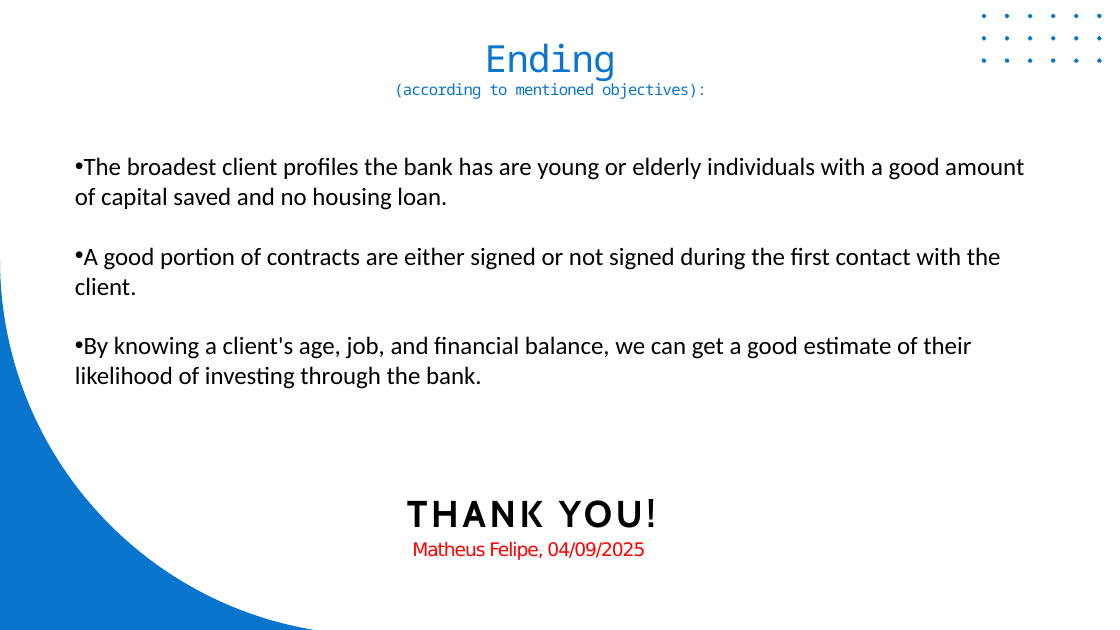
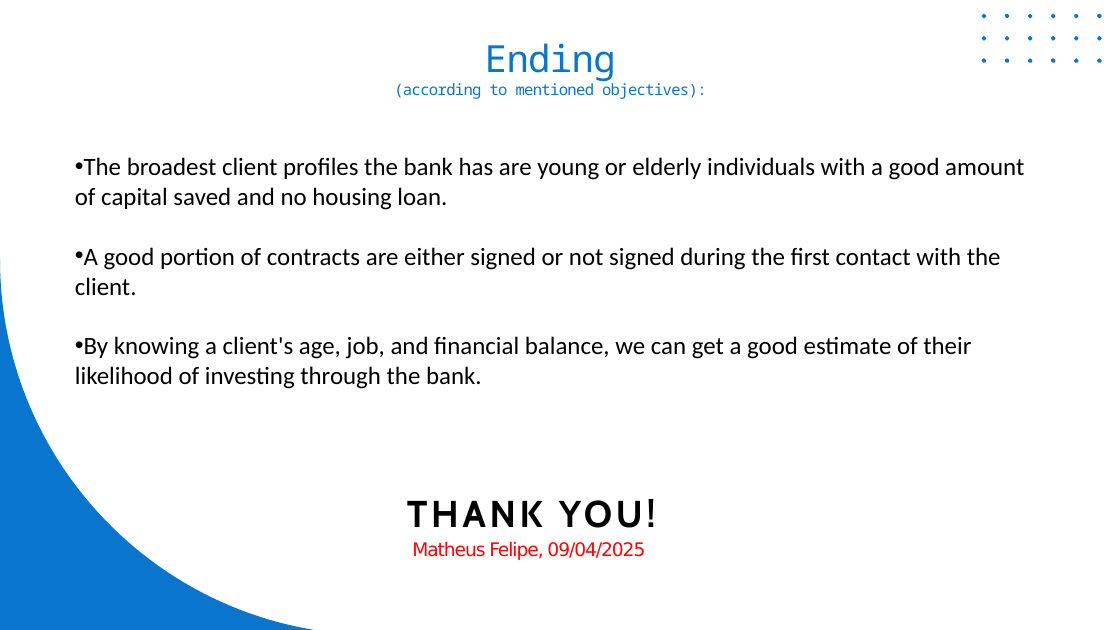
Before and after one commit to lippo1/bank-marketing-analysis, a slide deck: slide 12 of files en-us/presentation-en-us.pptx. Drawn at 1120x630 pixels with LibreOffice and Linux fonts; fonts in the diff are those of the drawing. Boxes give left, top, right and bottom in pixels: in the first picture for what was removed or moved away, otherwise in the second. Text is boxed around its words. In the diff, an @@ line names an element or a change of style, - is before the commit and + after.

```diff
--- a/files en-us/presentation-en-us.pptx
+++ b/files en-us/presentation-en-us.pptx
@@ text at box(412, 541, 645, 560): text changed @@
-Matheus Felipe, 04/09/2025
+Matheus Felipe, 09/04/2025
```
Also in this commit, not shown: 1 other file.
